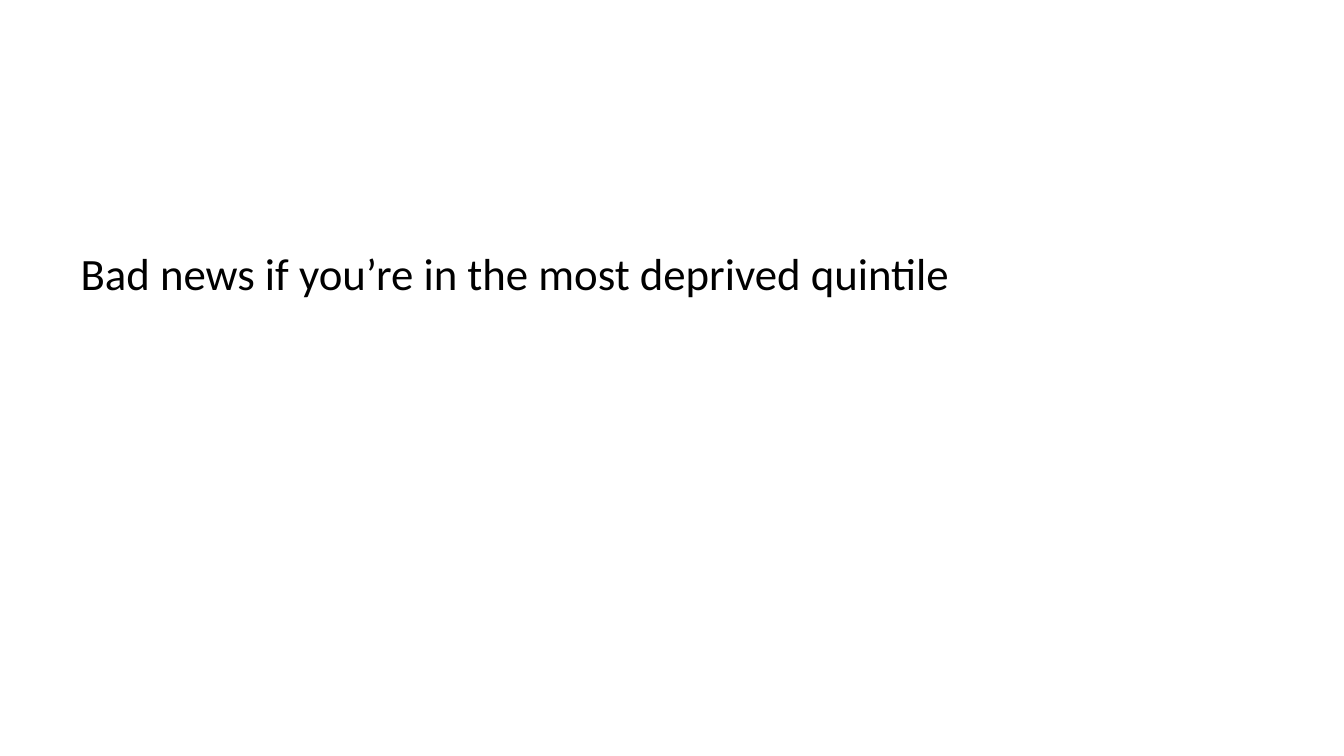
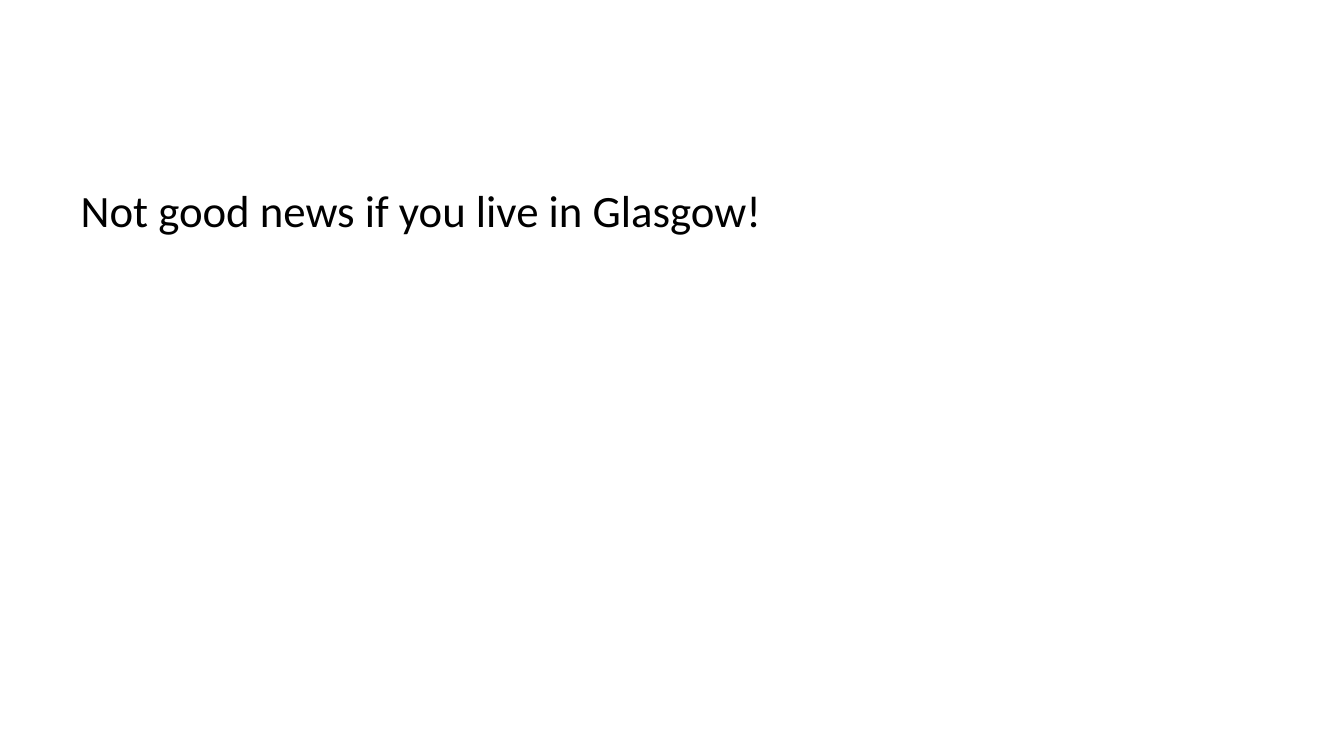
Before and after one commit to SamAllwood/Scotland_Bus_Access, a slide deck: slide 5 of slides.pptx. Drawn at 1344x756 pixels with LibreOffice and Linux fonts; fonts in the diff are those of the drawing. Boxes give left, top, right and bottom in pixels: in the first picture for what was removed or moved away, otherwise in the second. Text is boxed around its words. In the diff, an @@ line names an element or a change of style, - is before the commit and + after.

```diff
--- a/slides.pptx
+++ b/slides.pptx
@@ text at bbox=[81, 196, 761, 235]: text changed @@
-Bad news if you’re in the most deprived quintile
+Not good news if you live in Glasgow!
```
Also in this commit, not shown: 1 other slide changed.
